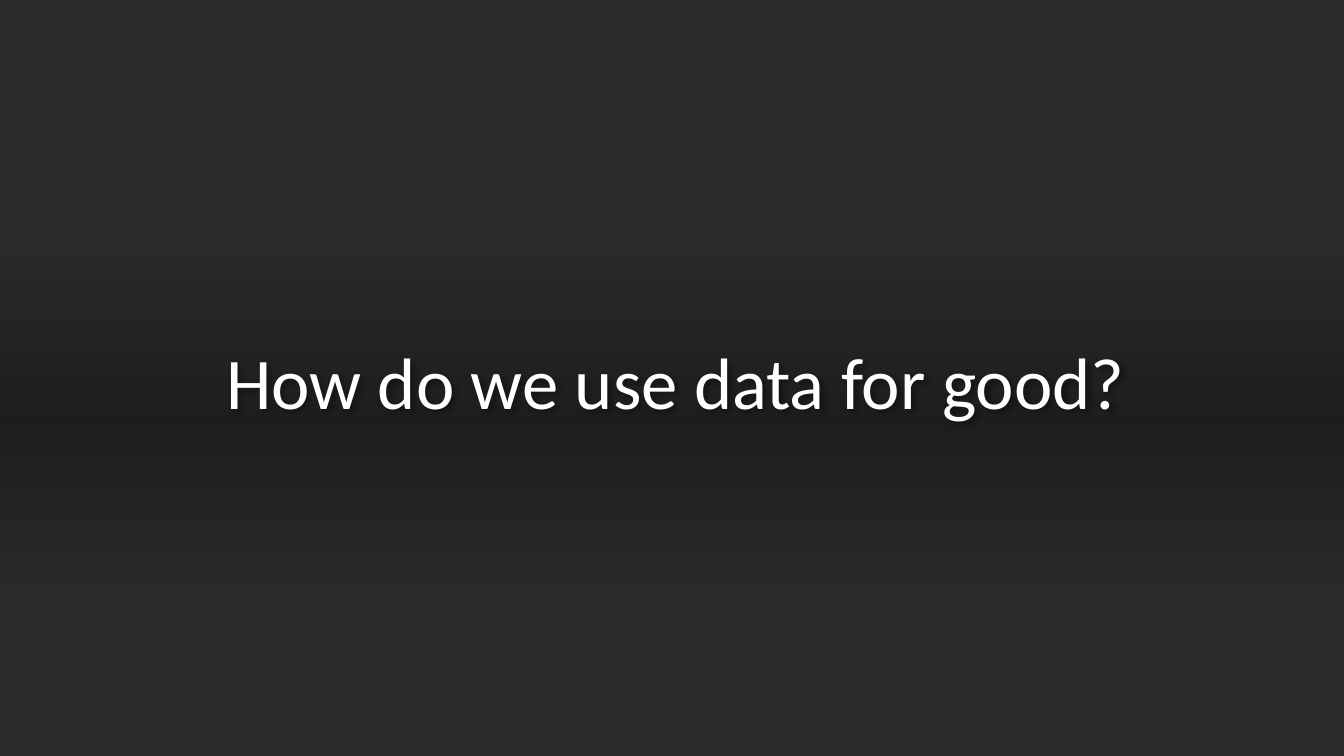
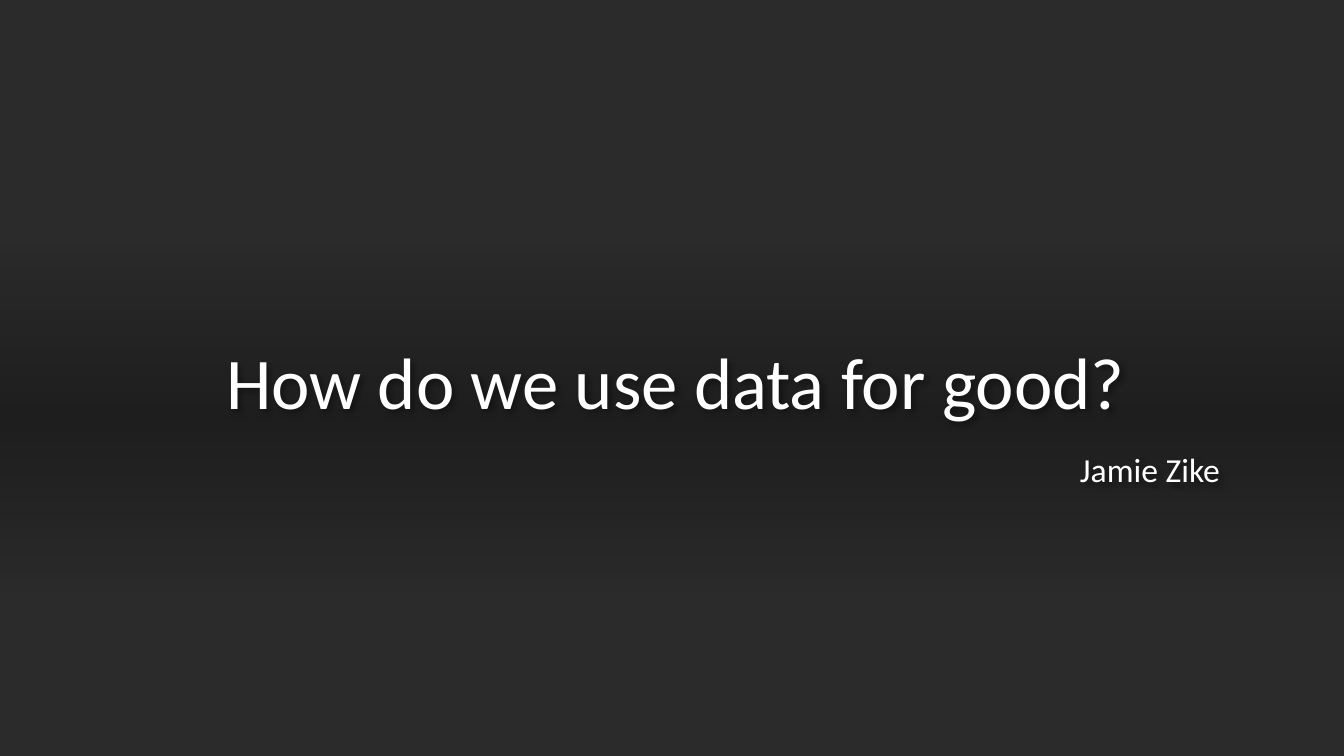
Before and after one commit to jzike/Codeclan_homework_JamieZike, a slide deck: slide 1 of Week_03/Day_4/week3_day4_presentation.pptx. Drawn at 1344x756 pixels with LibreOffice and Linux fonts; fonts in the diff are those of the drawing; background and template pictures are left out; a plain dark background stands for a picture behind light text. Boxes give left, top, right and bottom in pixels: in the first picture for what was removed or moved away, otherwise in the second. Text is boxed around its words. In the diff, an @@ line names an element or a change of style, - is before the commit and + after.

```diff
--- a/Week_03/Day_4/week3_day4_presentation.pptx
+++ b/Week_03/Day_4/week3_day4_presentation.pptx
@@ subtitle added at (x1=1080, y1=458, x2=1220, y2=483), 24 pt, text #FFFFFF @@
+Jamie Zike
```
